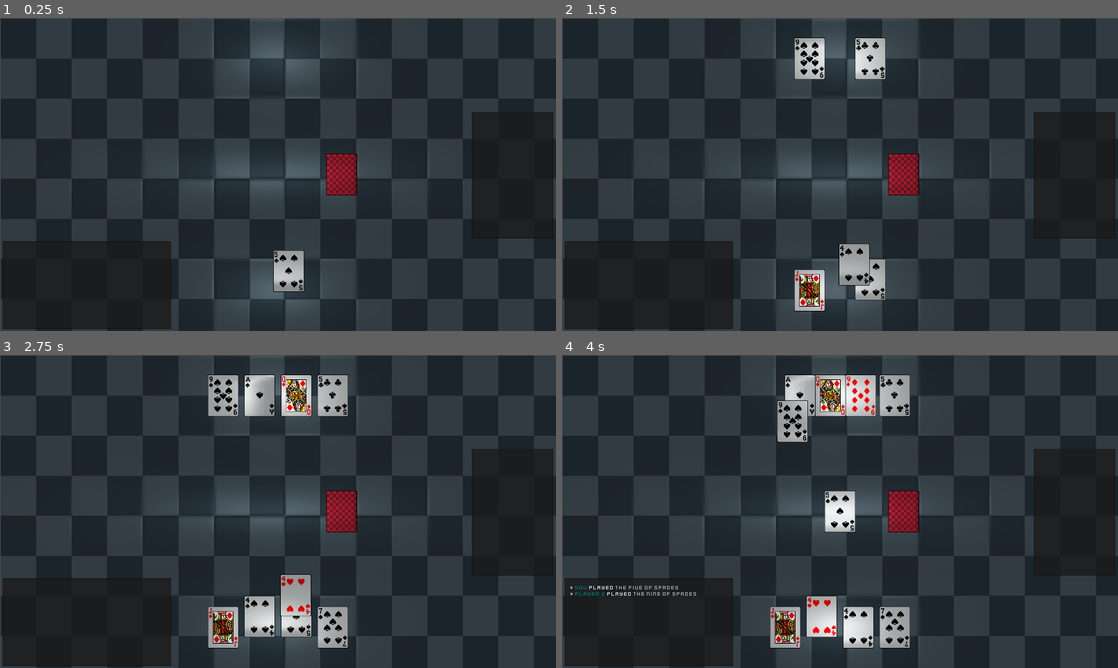
Above: before the commit, frames 1-4 (two rows, left to right).
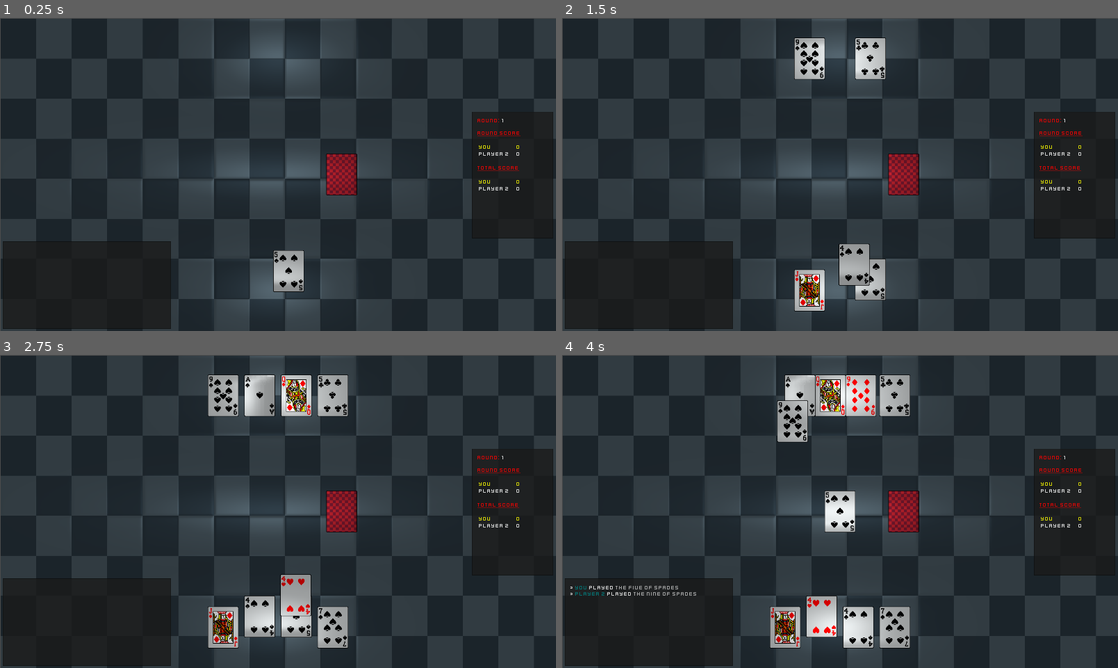
Above: after the commit, the same moments.

Repository: mhogar/CardGameEngine
Game: Godot game, scene res://core/game/wizard/Wizard.tscn
Two runs of this game, one before a commit and one after it. Both use one fixed random seed, a clock stepped at 60 frames per second and the inputs below.
Inputs (mouse positions are in pixels of both pictures, inside the frame that each line leads up to):
- Up to frame 1 (0.25 s): no input
- Up to frame 2 (1.5 s): move the mouse to (840, 290) at 0.52 s; click (840, 290) at 0.6 s; move the mouse to (812, 290) at 1.27 s; click (812, 290) at 1.35 s
- Up to frame 3 (2.75 s): move the mouse to (278, 627) at 2.02 s; click (278, 627) at 2.1 s
- Up to frame 4 (4 s): move the mouse to (895, 627) at 2.77 s; click (895, 627) at 2.85 s; move the mouse to (812, 627) at 3.52 s; click (812, 627) at 3.6 s

The runs differ from the first frame. In frame 1, 0.2% of the frame differs, in the area x 85-94%, y 32-56%; in frame 2, 0.2%; in frame 3, 0.2%; in frame 4, 0.2%.

Commit message:
Add scoreboard for wizard

Diff:
--- a/core/game/context/PlayerScore.gd
+++ b/core/game/context/PlayerScore.gd
@@ -7,6 +7,10 @@
 func _init(players : Array):
 	for player in players:
 		scores[player.name] = 0
+
+
+func get_value(player : String) -> int:
+	return scores[player]
 
 
 func set_value(player : String, score : int):
--- a/core/game/context/Scoreboard.gd
+++ b/core/game/context/Scoreboard.gd
@@ -1,11 +1,27 @@
 extends Resource
 class_name ScoreboardData
+
+const SCORE_COLOUR := "red"
 
 var scores := {}
 
 
+func add_score(name : String, val : int = 0):
+	scores[name] = val
+
+
 func add_player_score(name : String, players : Array):
 	scores[name] = PlayerScore.new(players)
+
+
+func get_score(name : String) -> int:
+	var tokens := name.split(":", true, 1)
+	var score := tokens[0]
+
+	if tokens.size() > 1:
+		return scores[score].get_value(tokens[1])
+	else:
+		return scores[score]
 
 
 func set_score(name : String, value : int):
@@ -36,16 +52,32 @@
 	var string := ""
 
 	for name in scores:
-		string += "[color=red][u]%s[/u][/color]\n\n" % name
+		var score = scores[name]
 
-		var cells := ""
-		var color := "yellow"
-		var sorted_keys : Array = scores[name].get_sorted_keys()
+		if score is PlayerScore:
+			string += _player_score_to_string(name)
+		else:
+			string += _score_to_string(name)
 
-		for key in sorted_keys:
-			cells += "[cell][color=%s]%s[/color][/cell][cell][color=%s]\t%s[/color][/cell]" % [color, key, color, scores[name].scores[key]]
-			color = "white"
-
-		string += "[table=2]%s[/table]\n" % cells
+		string += "\n"
 
 	return string
+
+
+func _score_to_string(name : String) -> String:
+	return "[color=%s]%s:[/color] %d\n" % [SCORE_COLOUR, name, scores[name]]
+
+
+func _player_score_to_string(name : String) -> String:
+	var string := "[color=%s][u]%s[/u][/color]\n\n" % [SCORE_COLOUR, name]
+
+	var cells := ""
+	var color := "yellow"
+	var sorted_keys : Array = scores[name].get_sorted_keys()
+
+	for key in sorted_keys:
+		cells += "[cell][color=%s]%s[/color][/cell][cell][color=%s]\t%s[/color][/cell]" % [color, key, color, scores[name].scores[key]]
+		color = "white"
+
+	string += "[table=2]%s[/table]\n" % cells
+	return string
--- a/core/game/wizard/Wizard.gd
+++ b/core/game/wizard/Wizard.gd
@@ -16,6 +16,12 @@
 	start()
 
 
+func init_scoreboard():
+	game_ctx.scoreboard.add_score("Round", 1)
+	game_ctx.add_player_score("Round Score")
+	game_ctx.add_player_score("Total Score")
+
+
 func create_ai_controller() -> Node:
 	return preload("res://core/game/wizard/WizardAIController.tscn").instance()
 
@@ -26,8 +32,10 @@
 
 	game_loop.map(factory.build_pile(deal_pile, StandardDeckBuilder.new()))
 	game_loop.map(factory.shuffle_pile(deal_pile))
+
 	game_loop.map(factory.deal_cards(game_ctx.players, "Hand", deal_pile, ROUND))
 	game_loop.map(create_round_loop(play_pile))
+	game_loop.map(factory.scoreboard_script_event(scripts, "score_round_end"))
 
 
 func create_round_loop(play_pile : Pile) -> EventQueue:
@@ -54,8 +62,9 @@
 	queue.merge(factory.script_event(scripts, "select_winner"))
 	queue.merge(factory.select_player_event())
 	queue.merge(factory.log_script_event(scripts, "log_set_winner"))
+	queue.merge(factory.scoreboard_script_event(scripts, "score_set_winner"))
 	queue.merge(factory.select_player_deck_event(SelectDeckEvent.DECK_TYPE.DEST, "Sets"))
 	queue.merge(factory.move_cards_event(false, { "source_deck": play_pile }))
-	queue.merge(factory.set_turn_event())
+	queue.map(factory.set_turn_event())
 
 	return queue
--- a/core/game/wizard/WizardScripts.gd
+++ b/core/game/wizard/WizardScripts.gd
@@ -25,3 +25,14 @@
 
 func log_set_winner(ctx : GameContext, inputs : Dictionary):
 	ctx.logs.log_message("%p won the set", [inputs["player"]])
+
+
+func score_set_winner(ctx : GameContext, inputs : Dictionary):
+	ctx.scoreboard.increment_score("Round Score:" + inputs["player"].name, 10)
+
+
+func score_round_end(ctx : GameContext, inputs : Dictionary):
+	for player in ctx.players:
+		var score := ctx.scoreboard.get_score("Round Score:" + player.name)
+		ctx.scoreboard.increment_score("Total Score:" + player.name, score)
+		ctx.scoreboard.set_score("Round Score:" + player.name, 0)
